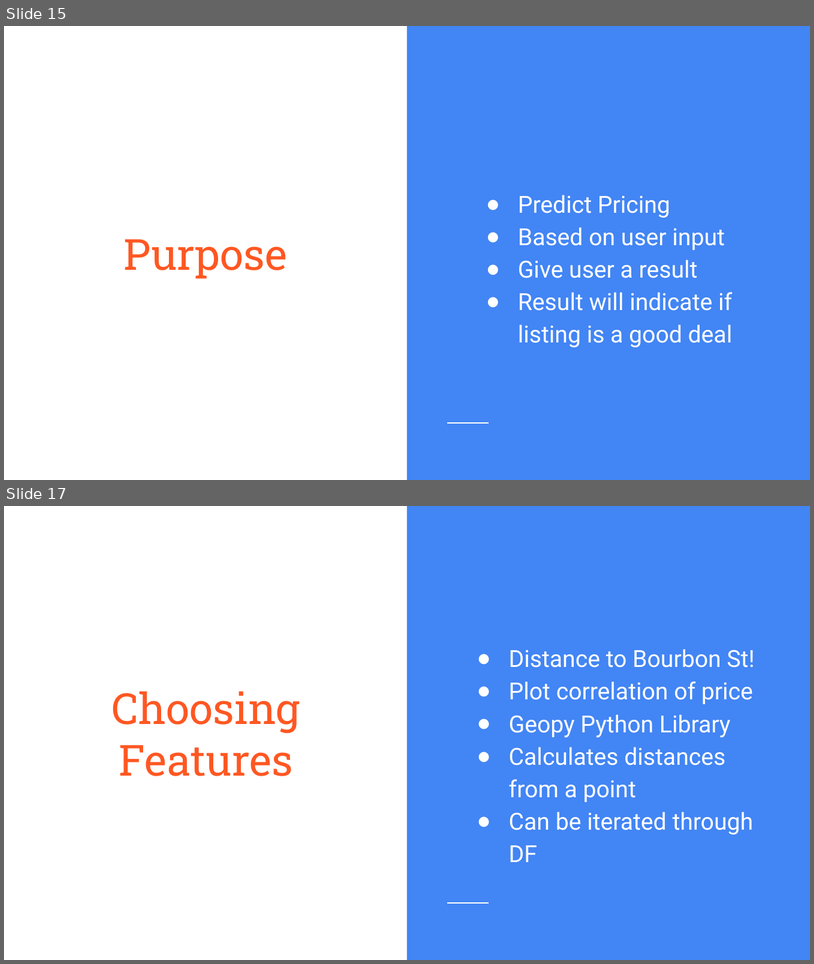
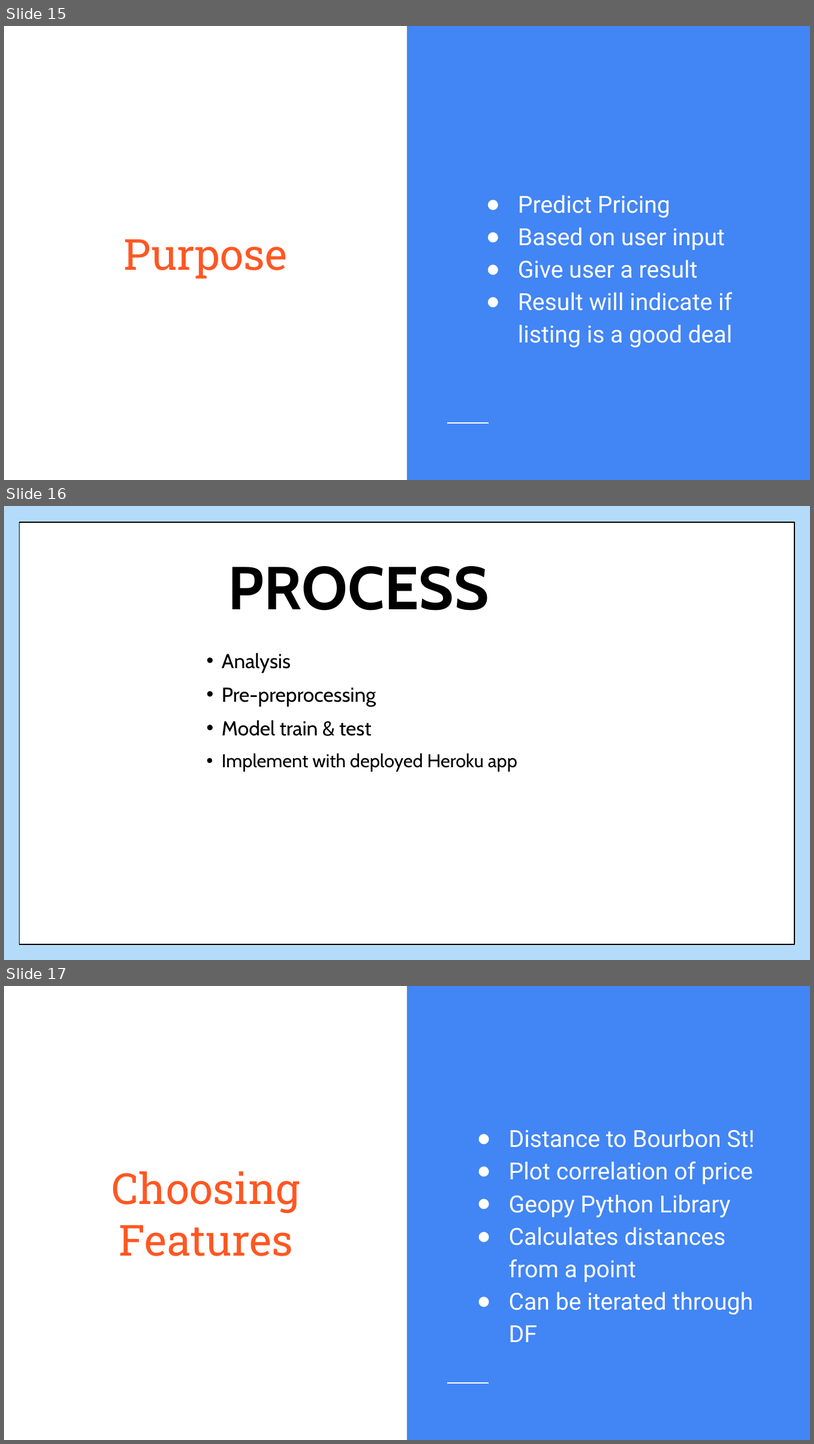
Before and after one commit to LoriHarris/Airbnb_ML, a slide deck: Airbnb_intoTheFuture.pptx. Shown one above the other, each under a label of ours: slides 15 and 17 before the commit, slides 15, 16 and 17 after it; the slides between them are not shown. The pictures are 814x964 and 814x1444 pixels, drawn with LibreOffice and Linux fonts; fonts in the diff are those of the drawing. Boxes give left, top, right and bottom in pixels: in the first picture for what was removed or moved away, otherwise in the second. Text is boxed around its words. In the diff, an @@ line names an element or a change of style, - is before the commit and + after.

```diff
--- a/Airbnb_intoTheFuture.pptx
+++ b/Airbnb_intoTheFuture.pptx
@@ slide 16 added at (x1=4, y1=506, x2=810, y2=960), background #B4DCFA @@
@@ rectangle added at (x1=19, y1=522, x2=795, y2=944), fill #FFFFFF, outline #000000 1 pt @@
@@ title added at (x1=228, y1=566, x2=489, y2=610), 72 pt, text #000000, bold @@
+PROCESS
@@ text added at (x1=222, y1=652, x2=518, y2=771), 24 pt, text #000000 @@
+• Analysis
+• Pre-preprocessing
+• Model train & test
+• Implement with deployed Heroku app
```
Also in this commit, not shown: 2 slides changed, 1 slide removed.
